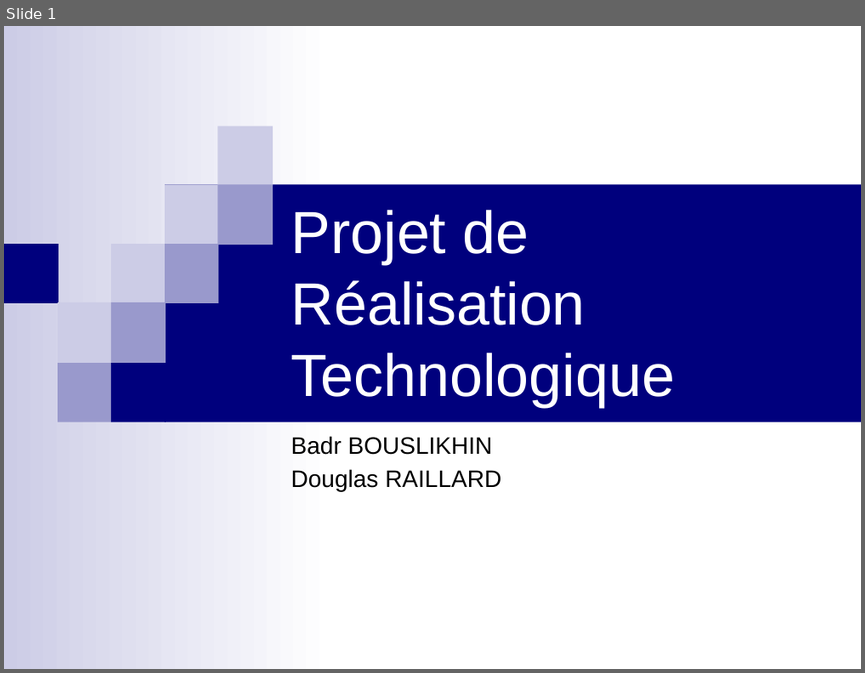
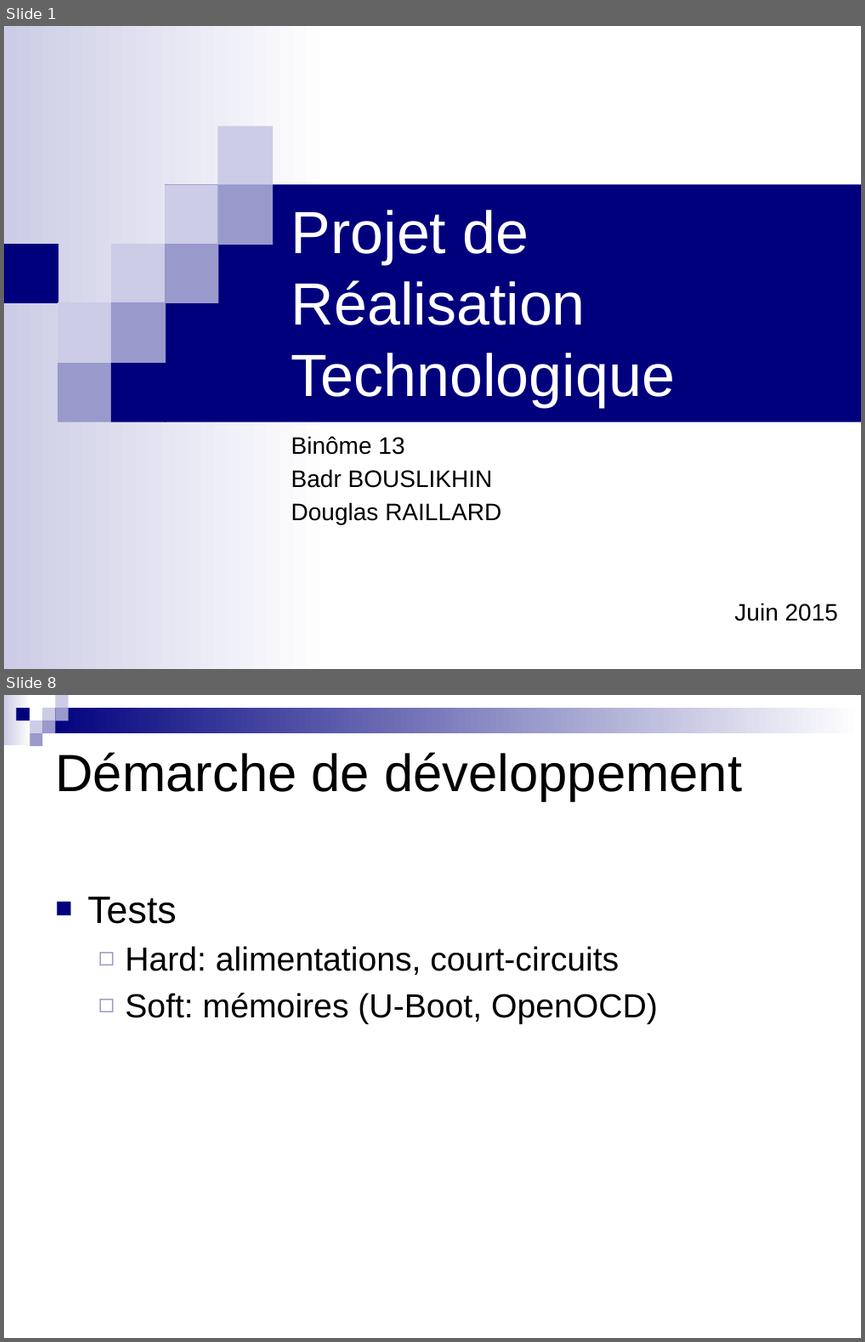
Before and after one commit to badrbouslikhin/Beluga, a slide deck: Rendu/PresentationFinale/Binome13PresentationFinalePRT.pptx. Shown one above the other, each under a label of ours: slide 1 before the commit, slides 1 and 8 after it; the slides between them are not shown. The pictures are 865x673 and 865x1342 pixels, drawn with LibreOffice and Linux fonts; fonts in the diff are those of the drawing. Boxes give left, top, right and bottom in pixels: in the first picture for what was removed or moved away, otherwise in the second. Text is boxed around its words. In the diff, an @@ line names an element or a change of style, - is before the commit and + after.

```diff
--- a/Rendu/PresentationFinale/Binome13PresentationFinalePRT.pptx
+++ b/Rendu/PresentationFinale/Binome13PresentationFinalePRT.pptx
@@ slide 8 added at (4, 695, 861, 1338), background #FFFFFF @@
@@ group added at (4, 695, 861, 746): 9 rectangles @@
@@ title added at (55, 752, 742, 801), 44 pt, text #000000 @@
+Démarche de développement
@@ text added at (87, 896, 658, 1024), 28 pt, text #000000 @@
+■ Tests
+  ◻ Hard: alimentations, court-circuits
+  ◻ Soft: mémoires (U-Boot, OpenOCD)
@@ slide 1 changed as well @@
@@ subtitle at (291, 436, 404, 454): paragraph added @@
+Binôme 13
@@ subtitle at (734, 602, 838, 621): paragraph added @@
+Juin 2015
```
Also in this commit, not shown: 10 other slides added, 1 slide removed.
